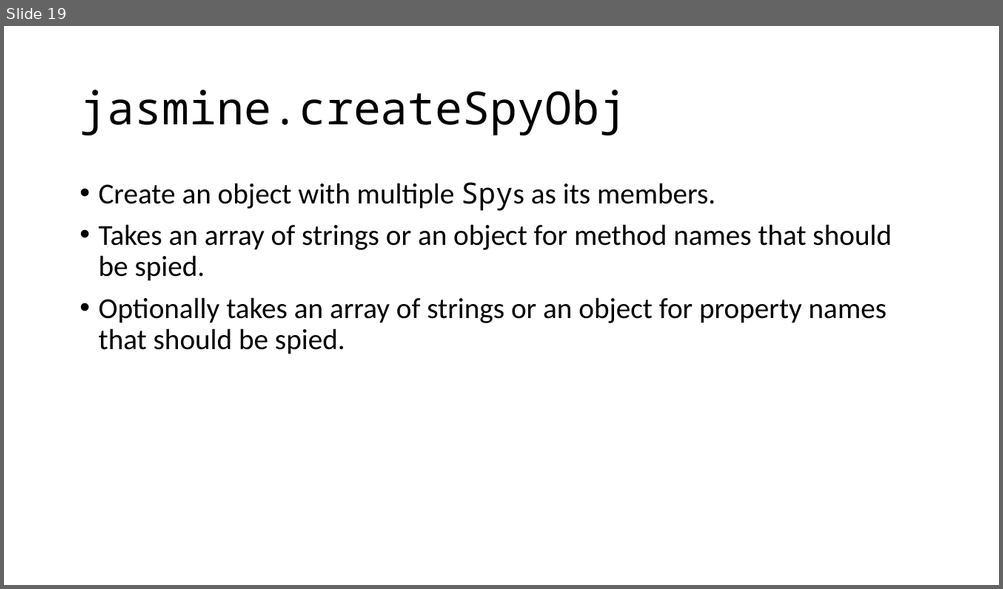
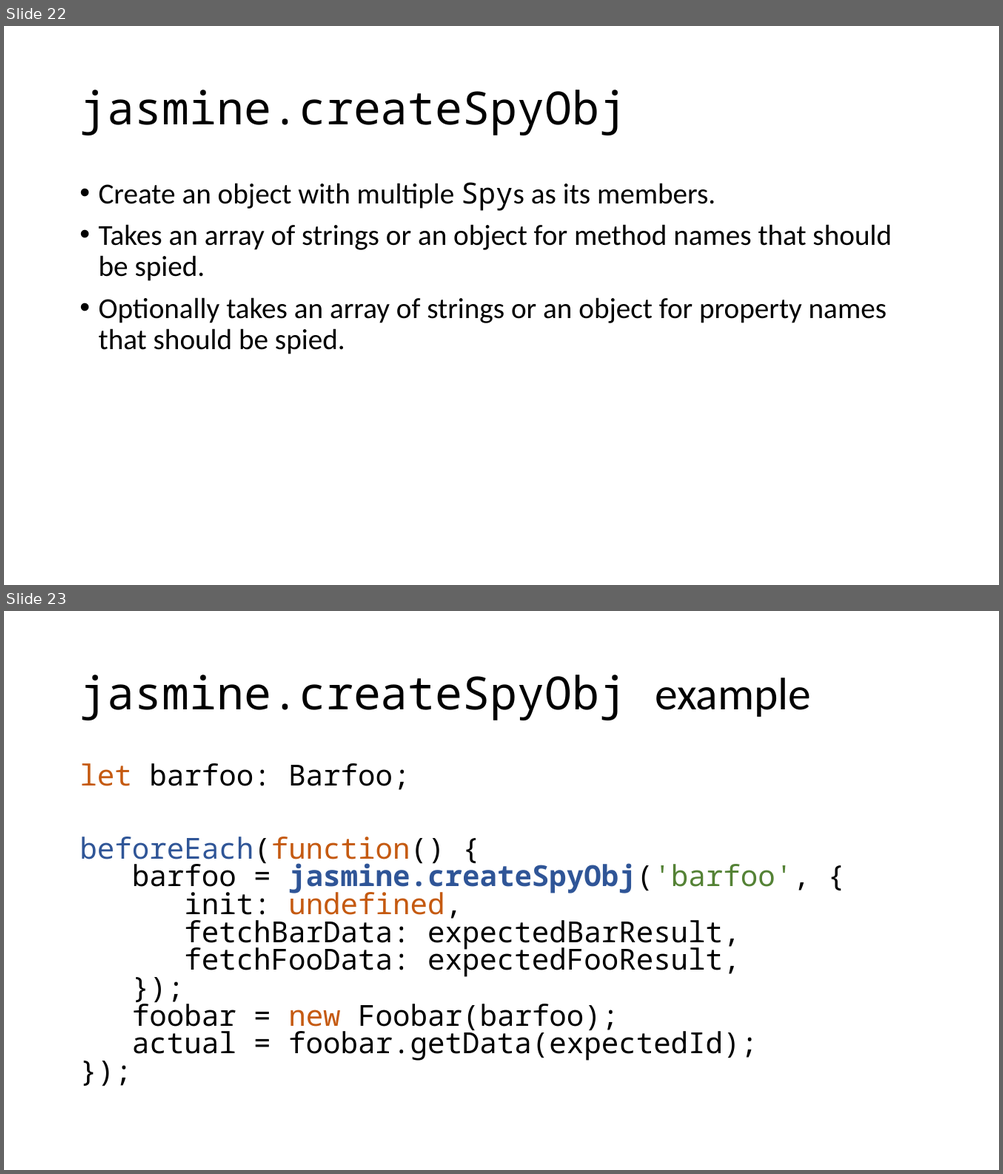
Before and after one commit to cebartling/test-driven, a slide deck: presentations/Introduction to Jasmine Framework.pptx. Shown one above the other, each under a label of ours: slide 19 before the commit, slides 22 and 23 after it. The pictures are 1003x589 and 1003x1174 pixels, drawn with LibreOffice and Linux fonts; fonts in the diff are those of the drawing. Boxes give left, top, right and bottom in pixels: in the first picture for what was removed or moved away, otherwise in the second. Text is boxed around its words. In the diff, an @@ line names an element or a change of style, - is before the commit and + after.

Commit message:
Updated Jasmine presentation

```diff
--- a/presentations/Introduction to Jasmine Framework.pptx
+++ b/presentations/Introduction to Jasmine Framework.pptx
@@ slide 23 added at [4,611,999,1170], background #FFFFFF @@
@@ title added at [79,675,811,721], 44 pt, text #000000 @@
+jasmine.createSpyObj example
@@ text added at [79,763,810,1061], 28 pt, text #000000 @@
+let barfoo: Barfoo;
+beforeEach(function() {
+barfoo = jasmine.createSpyObj('barfoo', {
+init: undefined,
+fetchBarData: expectedBarResult,
+fetchFooData: expectedFooResult,
+});
+foobar = new Foobar(barfoo);
+actual = foobar.getData(expectedId);
+});
@@ what was slide 19 is now slide 22 @@
```
Also in this commit, not shown: 3 other slides added.
